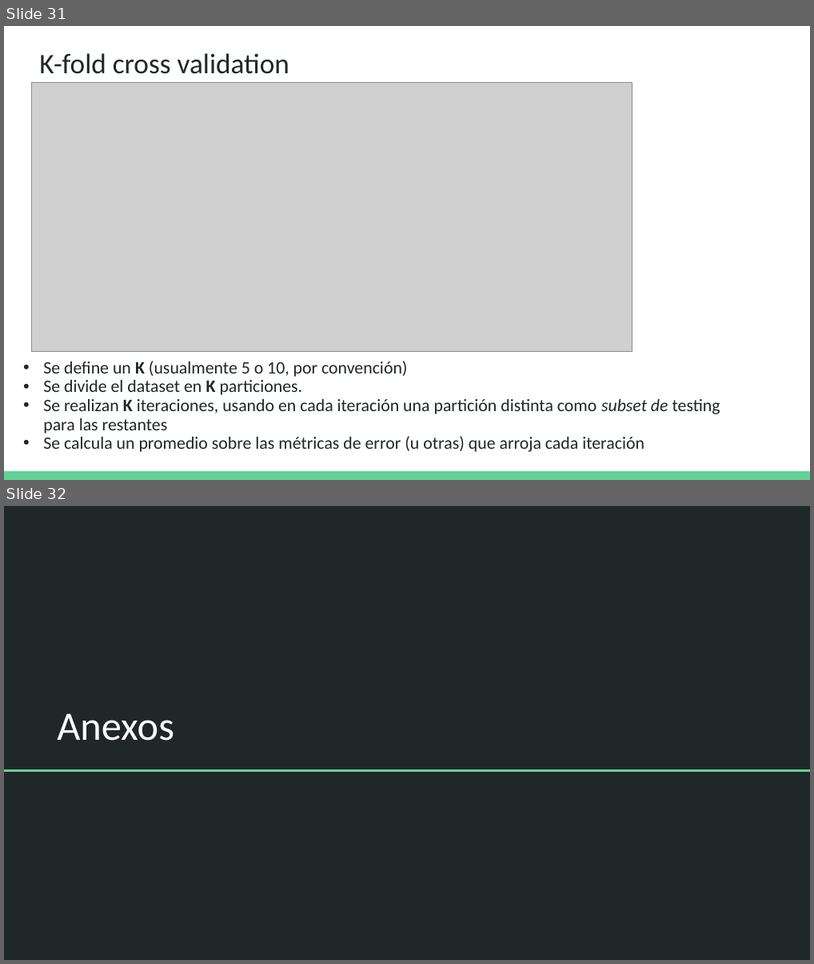
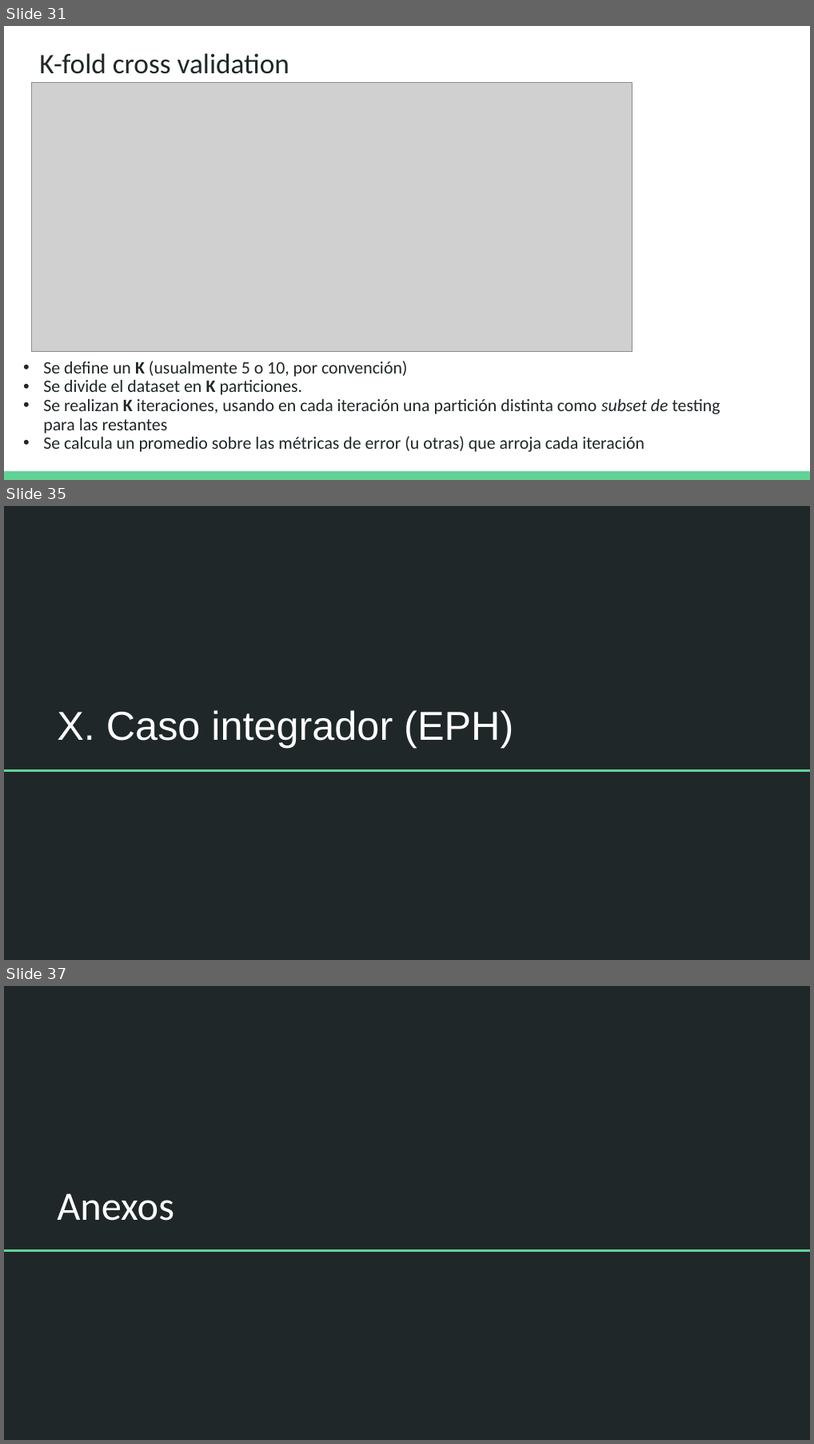
Before and after one commit to DCSCyHD/2023_modulo_3, a slide deck: clase4/teoricas_4a6.pptx. Shown one above the other, each under a label of ours: slides 31 and 32 before the commit, slides 31, 35 and 37 after it; the slides between them are not shown. The pictures are 814x964 and 814x1444 pixels, drawn with LibreOffice and Linux fonts; fonts in the diff are those of the drawing; grey boxes stand for pictures. Boxes give left, top, right and bottom in pixels: in the first picture for what was removed or moved away, otherwise in the second. Text is boxed around its words. In the diff, an @@ line names an element or a change of style, - is before the commit and + after.

```diff
--- a/clase4/teoricas_4a6.pptx
+++ b/clase4/teoricas_4a6.pptx
@@ slide 35 added at (4,506,810,960), background #202729; not listed: 1 template element that a slide beside it also shows @@
@@ title added at (57,710,514,748), 36 pt, text #FFFFFF @@
+X. Caso integrador (EPH)
@@ what was slide 32 is now slide 37 @@
```
Also in this commit, not shown: 4 other slides added, 1 other file.
